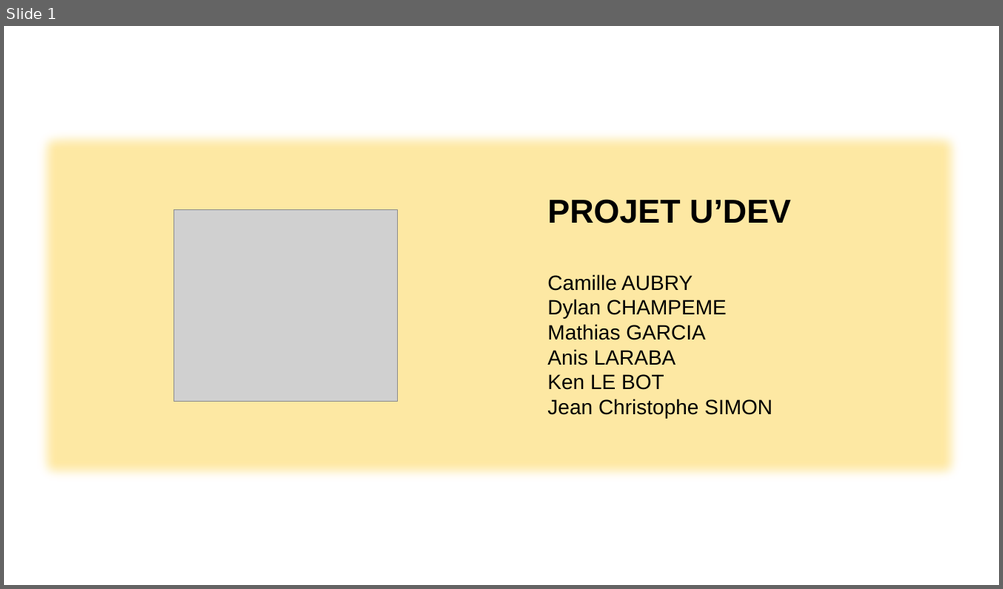
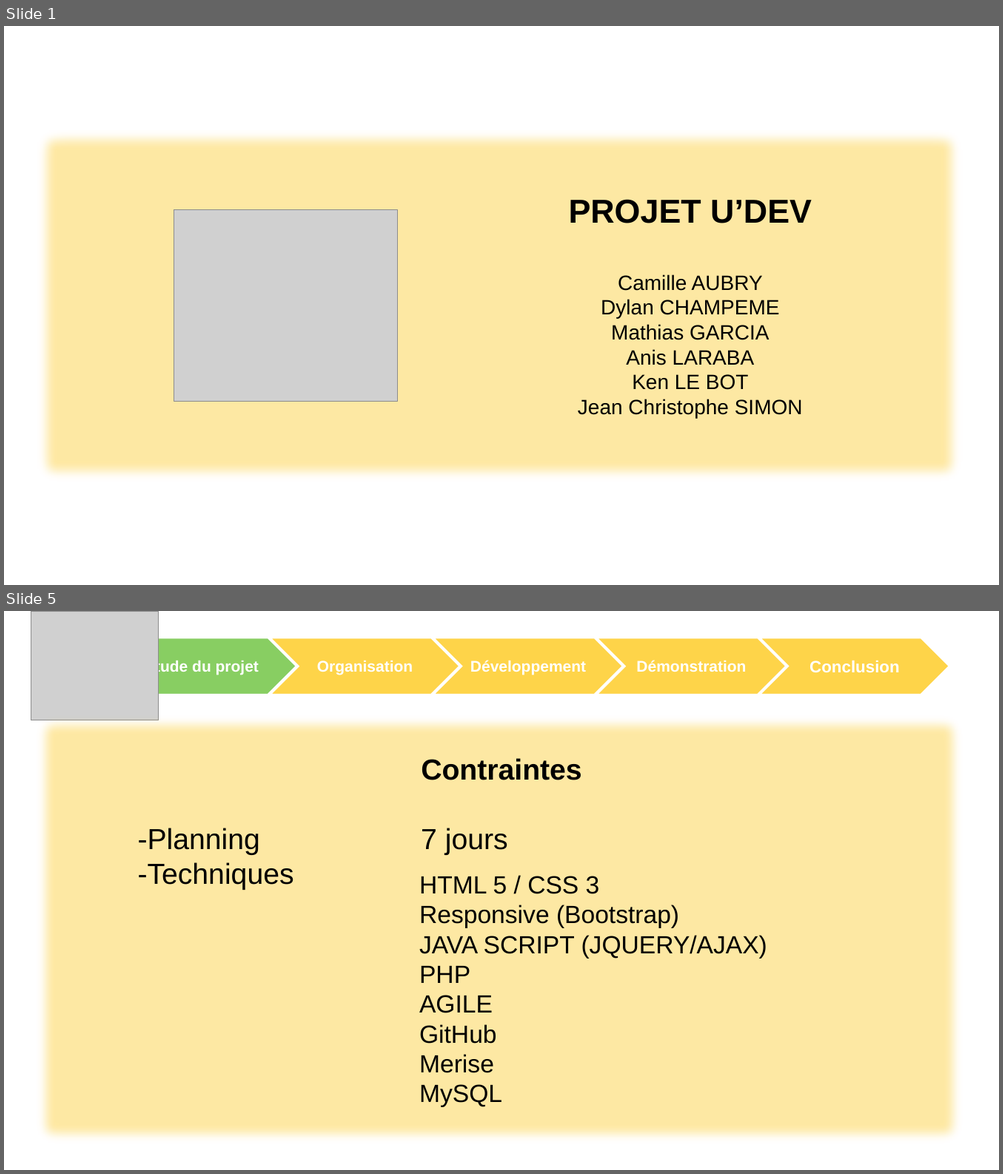
Before and after one commit to ChampemeDylan/UPOP, a slide deck: DIAPO.pptx. Shown one above the other, each under a label of ours: slide 1 before the commit, slides 1 and 5 after it; the slides between them are not shown. The pictures are 1003x589 and 1003x1174 pixels, drawn with LibreOffice and Linux fonts; fonts in the diff are those of the drawing; grey boxes stand for pictures; background and template pictures are left out. Boxes give left, top, right and bottom in pixels: in the first picture for what was removed or moved away, otherwise in the second. Text is boxed around its words. In the diff, an @@ line names an element or a change of style, - is before the commit and + after.

```diff
--- a/DIAPO.pptx
+++ b/DIAPO.pptx
@@ slide 5 added at (x1=4, y1=611, x2=999, y2=1170), background picture (left out) @@
@@ group added at (x1=31, y1=611, x2=949, y2=721): 5 chevrons, 1 picture @@
+Etude du projet
+Conclusion
+Organisation
+Développement
+Démonstration
@@ rectangle added at (x1=31, y1=711, x2=968, y2=1149), fill #FED449 at 50% opacity @@
@@ text added at (x1=138, y1=758, x2=581, y2=855), 28 pt, text #000000 @@
+Contraintes
+  -Planning 7 jours
+  -Techniques
@@ text added at (x1=419, y1=876, x2=767, y2=1108), 24 pt, text #000000 @@
+HTML 5 / CSS 3
+Responsive (Bootstrap)
+JAVA SCRIPT (JQUERY/AJAX)
+PHP
+AGILE
+GitHub
+Merise
+MySQL
@@ slide 1 changed as well @@
@@ text "PROJET U’DEV" at (x1=569, y1=199, x2=811, y2=418): alignment left to centre @@
```
Also in this commit, not shown: 1 other slide changed, 16 other slides added, 1 slide removed.
